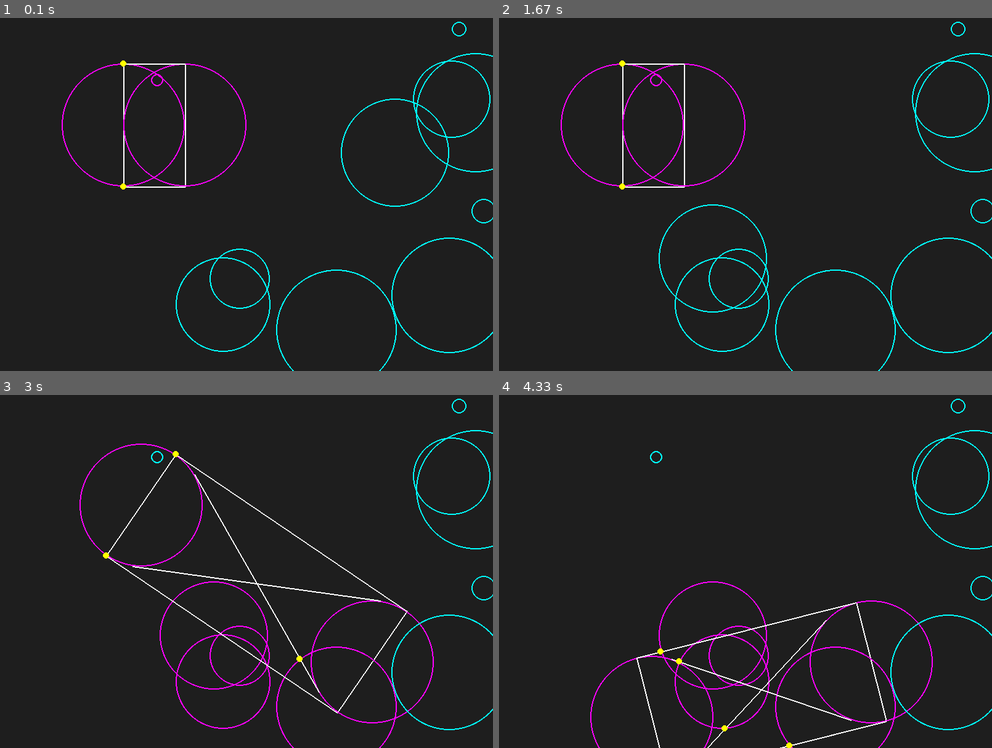
Above: before the commit, frames 1-4 (two rows, left to right).
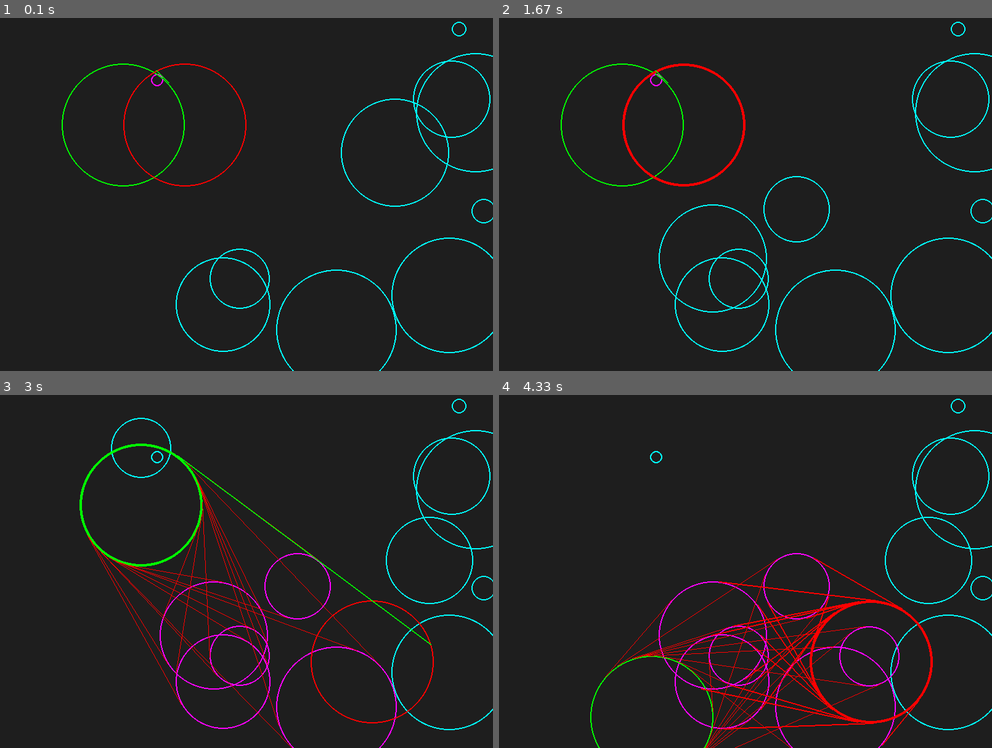
Above: after the commit, the same moments.

Repository: FinleyDavies/Misc-Python
Game: pygame game, started from pygame_experiments/tangent raycasting/main.py
The game is run twice, just before and just after one commit, with the same random seed, the same clock (stepped at 60 frames per second) and the same inputs.
Inputs (mouse positions are in pixels of both pictures, inside the frame that each line leads up to):
- Up to frame 1 (0.1 s): no input
- Up to frame 2 (1.67 s): click (903, 176) at 0.38 s; tap Space at 0.67 s; press the mouse at (903, 176) at 1.03 s; move the mouse to (814, 229) at 1.13 s; release the mouse at (720, 282) at 1.27 s; click (730, 123) at 1.38 s
- Up to frame 3 (3 s): press the mouse at (231, 500) at 1.7 s; move the mouse to (325, 582) at 1.8 s; release the mouse at (419, 659) at 1.93 s; tap Space at 2.07, 2.37 s; click (59, 483) at 2.08 s; click (103, 493) at 2.55 s; press the mouse at (103, 493) at 2.87 s; move the mouse to (118, 493) at 2.97 s
- Up to frame 4 (4.33 s): release the mouse at (637, 497) at 3.1 s; press the mouse at (602, 493) at 3.2 s; move the mouse to (597, 596) at 3.3 s; release the mouse at (597, 702) at 3.43 s; click (666, 444) at 3.55 s; press the mouse at (666, 444) at 3.87 s; move the mouse to (784, 546) at 3.97 s; release the mouse at (898, 652) at 4.1 s; click (834, 687) at 4.22 s

The runs differ from the first frame. In frame 1, 0.8% of the frame differs, in the area x 12-50%, y 12-49%; in frame 2, 1.2%; in frame 3, 3.1%; in frame 4, 3.5%, in the area x 18-96%, y 34-100%.

Commit message:
interface fully working - realised need to check tangents between obstacles in some cases

Diff:
--- a/pygame_experiments/tangent raycasting/main.py
+++ b/pygame_experiments/tangent raycasting/main.py
@@ -9,16 +9,20 @@
         self.x = x
         self.y = y
         self.r = r
+        self.weight = 2
         self.color = (0, 255, 255)
 
     def draw(self, screen):
-        pygame.draw.circle(screen, self.color, (self.x, self.y), self.r, 2)
+        pygame.draw.circle(screen, self.color, (self.x, self.y), self.r, self.weight)
 
     def intersects(self, other):
         return math.sqrt((self.x - other.x) ** 2 + (self.y - other.y) ** 2) < self.r + other.r
 
     def set_color(self, color):
         self.color = color
+
+    def set_weight(self, weight):
+        self.weight = weight
 
     def move(self, x, y):
         self.x = x
@@ -26,6 +30,7 @@
 
     def increase_radius(self, r):
         self.r += r
+        self.r = min(200, max(10, self.r))
 
 
 def get_tangents(x1, y1, r1, x2, y2, r2):
@@ -62,6 +67,9 @@
     B = 2 * (dx * (x1 - cx) + dy * (y1 - cy))
     C = (x1 - cx) ** 2 + (y1 - cy) ** 2 - cr ** 2
     det = B ** 2 - 4 * A * C
+    if A == 0:
+        # Line is a point
+        return []
 
     if det < 0:
         # No real intersection
@@ -89,28 +97,56 @@
 
 def get_first_intersection(circles, ray):
     # get the first circle to be intersected by the ray
-    first_intersection = None
-    for c in circles:
+    first_intersection = (None, None)
+    for index, c in enumerate(circles):
         intersections = circle_line_intersection(c[0], c[1], c[2], ray[0], ray[1], ray[2], ray[3], ub=False)
         if intersections:
-            for i in intersections:
-                if not first_intersection:
-                    first_intersection = (i, c)
+            for intersection in intersections:
+                if not first_intersection is None:
+                    first_intersection = (intersection, index)
                 else:
-                    if abs(i[0] - ray[0]) < abs(first_intersection[0][0] - ray[0]):
-                        first_intersection = (i, c)
+                    if abs(intersection[0] - ray[0]) < abs(first_intersection[0][0] - ray[0]):
+                        first_intersection = (intersection, index)
     return first_intersection
 
 
-def is_visible(target, source, obstacles):
+def is_visible(target, source, obstacles, screen):
     # calculate all tangents from source to target:
-    tangents = get_tangents(source[0], source[1], 0, target[0], target[1], 0)
+    tangents = get_tangents(source[0], source[1], source[2], target[0], target[1], target[2])
     # check if the target is visible
     for t in tangents:
-        hit = get_first_intersection(obstacles, t)
-        if hit:
-            return False
-    return True
+        if not get_first_intersection(obstacles, t):
+            return t
+
+    for index, c in enumerate(obstacles):
+        tangents = get_tangents(source[0], source[1], source[2], c[0], c[1], c[2])
+        for t in tangents:
+            # remove current from obstacles to prevent intersection with tangent:
+            obstacles_excluding_current = obstacles[:index] + obstacles[index + 1:]
+            point, obstacle = get_first_intersection([target] + obstacles_excluding_current, t)
+            #draw unsuccessful rays:
+            pygame.draw.line(screen, (255, 0, 0), (t[0], t[1]), (t[2], t[3]), 1)
+            if point is not None and obstacle == 0:
+                pygame.draw.line(screen, (0, 255, 0), (t[0], t[1]), point, 2)
+                return t
+
+    #repeat the process for the target:
+    for index, c in enumerate(obstacles):
+        tangents = get_tangents(target[0], target[1], target[2], c[0], c[1], c[2])
+        for t in tangents:
+            # remove current from obstacles to prevent intersection with tangent:
+            obstacles_excluding_current = obstacles[:index] + obstacles[index + 1:]
+            point, obstacle = get_first_intersection([source] + obstacles_excluding_current, t)
+            #draw unsuccessful rays:
+            pygame.draw.line(screen, (255, 0, 0), (t[0], t[1]), (t[2], t[3]), 2)
+            if point is not None and obstacle == 0:
+                pygame.draw.line(screen, (0, 255, 0), (t[0], t[1]), point, 2)
+                return t
+
+    # start checking tangents between obstacles:
+
+
+
 
 
 def main():
@@ -121,31 +157,45 @@
     position = (200, 200)
     # create list of 10 random circles:
 
-    selected = None
 
     source = Circle(200, 200, 100)
     source.set_color((0, 255, 0))
     target = Circle(300, 200, 100)
     target.set_color((255, 0, 0))
-    circles = [source, target]
+    circles = []
     for i in range(10):
         circles.append(Circle(random.randint(0, 800), random.randint(0, 600), random.randint(10, 100)))
 
+    selected = None
+    last_selected = source
     while running:
         for event in pygame.event.get():
             if event.type == pygame.QUIT:
                 running = False
-            if event.type == pygame.MOUSEBUTTONDOWN:
+            if event.type == pygame.KEYDOWN:
+                if event.key == pygame.K_SPACE:
+                    circles.append(Circle(random.randint(0, 800), random.randint(0, 600), random.randint(10, 100)))
+                elif event.key == pygame.K_DELETE:
+                    circles.remove(last_selected)
+                    last_selected = source
+            elif event.type == pygame.MOUSEBUTTONDOWN:
                 if event.button == 1:
-                    for c in circles:
+                    for c in circles + [source, target]:
                         if math.sqrt((c.x - event.pos[0]) ** 2 + (c.y - event.pos[1]) ** 2) < c.r:
+                            last_selected.set_weight(2)
+                            last_selected = c
                             selected = c
-                if event.button == 4 and selected is not None and selected.r < 200:
-                    selected.increase_radius(10)
-                if event.button == 5 and selected is not None and selected.r > 10:
-                    selected.increase_radius(-10)
+                            selected.set_weight(4)
+
+
+                if event.button == 4 and last_selected is not None:
+                    last_selected.increase_radius(10)
+                if event.button == 5 and last_selected is not None:
+                    last_selected.increase_radius(-10)
             if event.type == pygame.MOUSEBUTTONUP:
-                selected = None
+                if event.button == 1:
+                    selected = None
+
 
         if selected is not None:
             delta = pygame.mouse.get_rel()
@@ -158,21 +208,27 @@
         tangents = get_tangents(source.x, source.y, source.r, target.x, target.y, target.r)
         poly = Polygon(((tangents[0][0], tangents[0][1]), (tangents[1][0], tangents[1][1]),
                         (tangents[1][2], tangents[1][3]), (tangents[0][2], tangents[0][3])))
-        pygame.draw.polygon(screen, (255, 255, 255), poly.exterior.coords, 2)
-
+
+        # pygame.draw.polygon(screen, (255, 255, 255), poly.exterior.coords, 2)
+        # for t in tangents:
+        #     pygame.draw.line(screen, (255, 255, 255), (t[0], t[1]), (t[2], t[3]), 2)
+        #     hit = get_first_intersection([(c.x, c.y, c.r) for c in circles], t)
+        #     if hit:
+        #         pygame.draw.circle(screen, (255, 255, 0), (hit[0][0], hit[0][1]), 5)
+
+        obstacles = []
         for c in circles:
             circle = Point(c.x, c.y).buffer(c.r)
             if poly.intersects(circle):
                 c.set_color((255, 0, 255))
+                obstacles.append((c.x, c.y, c.r))
             else:
                 c.set_color((0, 255, 255))
+        for c in circles + [source, target]:
             c.draw(screen)
 
-        for t in tangents:
-            pygame.draw.line(screen, (255, 255, 255), (t[0], t[1]), (t[2], t[3]), 2)
-            hit = get_first_intersection([(c.x, c.y, c.r) for c in circles], t)
-            if hit:
-                pygame.draw.circle(screen, (255, 255, 0), (hit[0][0], hit[0][1]), 5)
+        los = is_visible((target.x, target.y, target.r), (source.x, source.y, source.r), obstacles, screen)
+
 
         pygame.display.flip()
         clock.tick(60)
